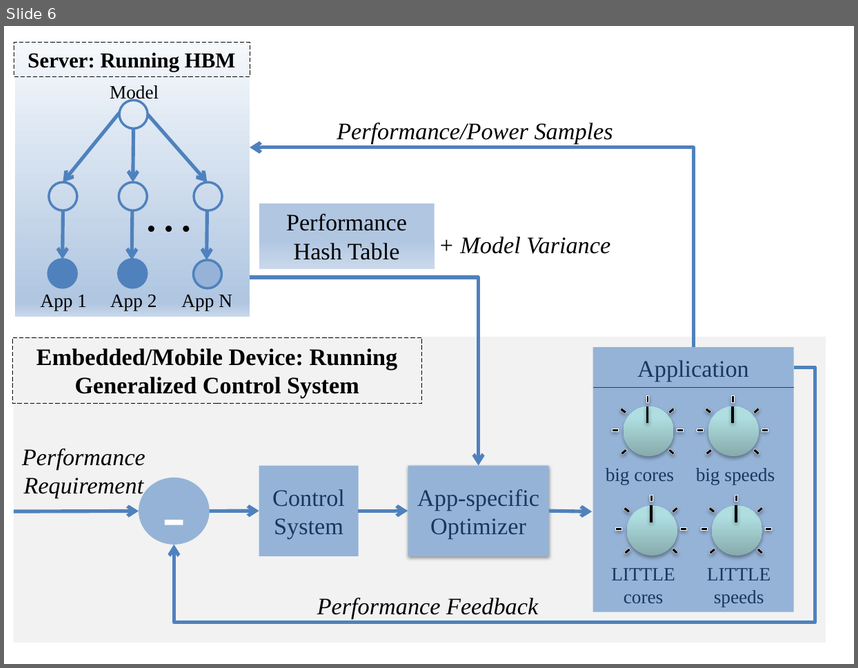
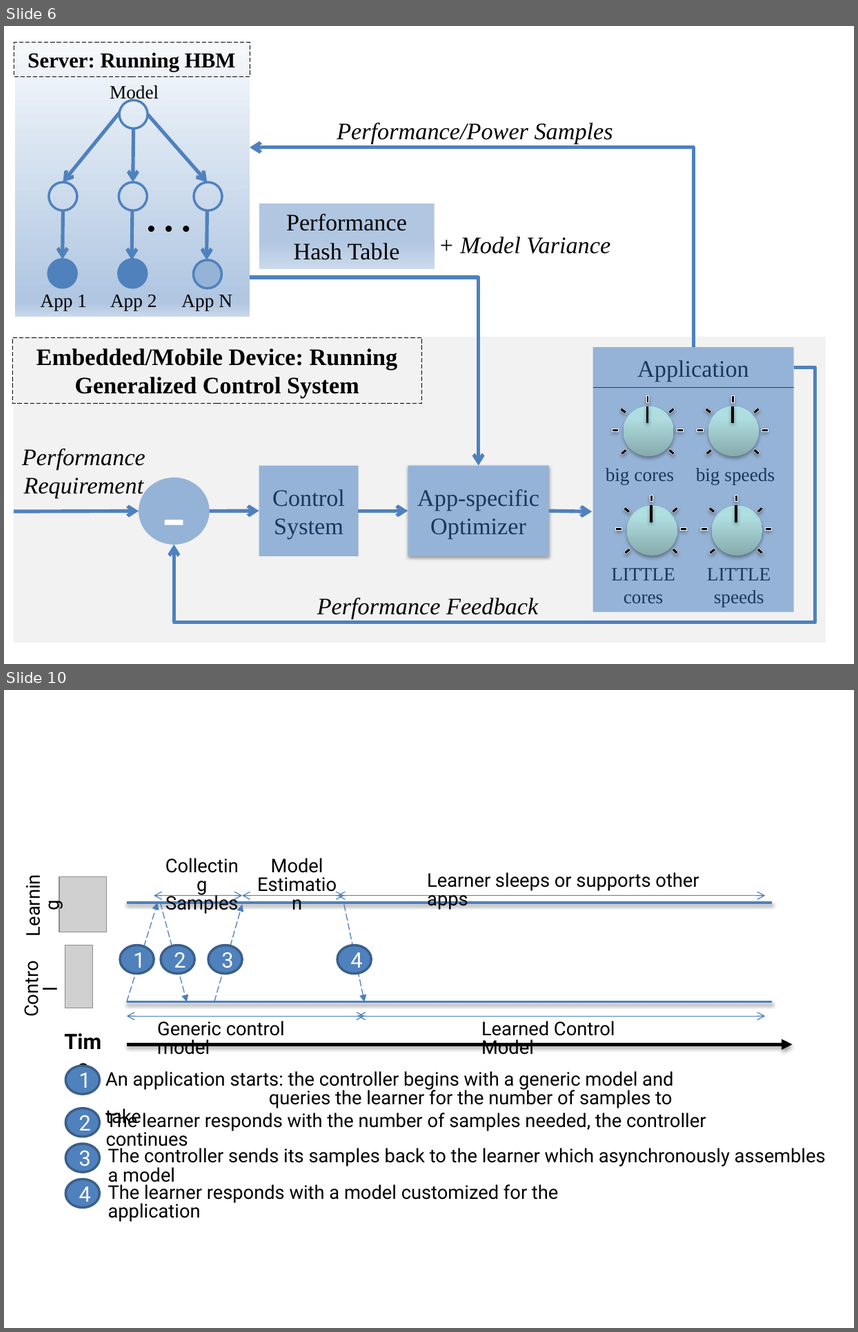
Before and after one commit to nmishra8/ASPLOS-17, a slide deck: figures/LEO+POET_backup_nikita.pptx. Shown one above the other, each under a label of ours: slide 6 before the commit, slides 6 and 10 after it; the slides between them are not shown. The pictures are 858x668 and 858x1332 pixels, drawn with LibreOffice and Linux fonts; fonts in the diff are those of the drawing; grey boxes stand for pictures. Boxes give left, top, right and bottom in pixels: in the first picture for what was removed or moved away, otherwise in the second. Text is boxed around its words. In the diff, an @@ line names an element or a change of style, - is before the commit and + after.

Commit message:
pptx update

```diff
--- a/figures/LEO+POET_backup_nikita.pptx
+++ b/figures/LEO+POET_backup_nikita.pptx
@@ slide 10 added at [4, 690, 854, 1328], background #FFFFFF @@
@@ group added at [19, 858, 826, 1207]: 12 texts, 8 ellipses, 5 arrows, 5 double arrows, 2 lines, 2 pictures @@
+Time
+1
+2
+3
+4
+1
+2
+3
+4
+An application starts: the controller begins with a generic model and
+queries the learner for the number of samples to take
+The learner responds with the number of samples needed, the controller continues
+Generic control model
+Learned Control Model
+Learner sleeps or supports other apps
+Model
+Estimation
+Collecting
+Samples
+The controller sends its samples back to the learner which asynchronously assembles a model
+The learner responds with a model customized for the application
+Learning
+Control
```
Also in this commit, not shown: 1 slide changed, 2 other slides added.
